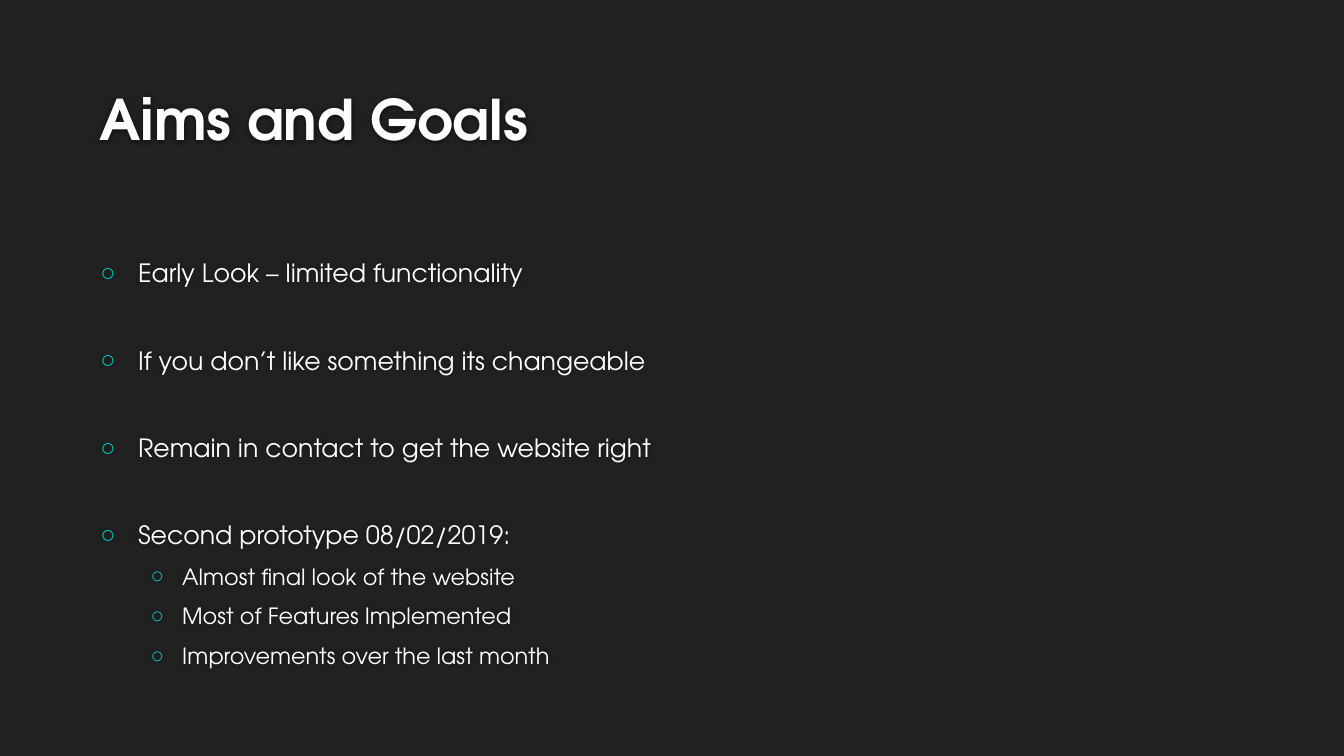
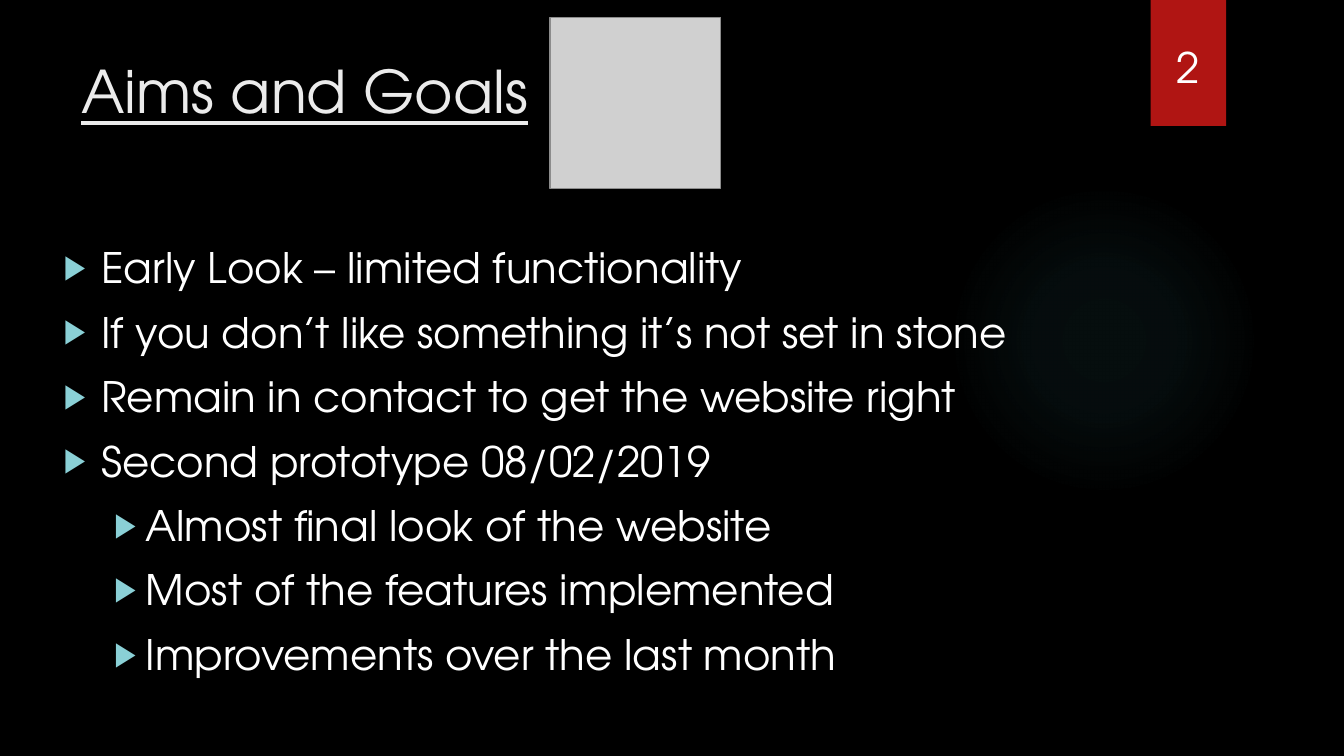
Before and after one commit to ChristosCM/BeyondLimits, a slide deck: slide 2 of Prototype/Beyond Limits Website.pptx (slide 3 before the commit). Drawn at 1344x756 pixels with LibreOffice and Linux fonts; fonts in the diff are those of the drawing; grey boxes stand for pictures; background and template pictures are left out. Boxes give left, top, right and bottom in pixels: in the first picture for what was removed or moved away, otherwise in the second. Text is boxed around its words. In the diff, an @@ line names an element or a change of style, - is before the commit and + after.

Commit message:
new presentation

```diff
--- a/Prototype/Beyond Limits Website.pptx
+++ b/Prototype/Beyond Limits Website.pptx
@@ background #212121 to picture (left out) @@
@@ picture added at (x1=551, y1=17, x2=721, y2=188) @@
@@ rectangle added at (x1=1150, y1=0, x2=1226, y2=126), fill #B01513 @@
@@ title "Aims and Goals" moved from (x1=99, y1=97, x2=528, y2=141) to (x1=81, y1=68, x2=528, y2=125) @@
@@ title "Aims and Goals" at (x1=81, y1=68, x2=528, y2=125): size 40 to 42 pt, text colour #FEFEFE to #EBEBEB, bold off, underline on; vertical alignment bottom to top @@
@@ text added at (x1=1177, y1=51, x2=1200, y2=83), 30 pt, text #FFFFFF @@
+2
@@ ellipse added at (x1=949, y1=185, x2=1259, y2=495), fill gradient #50B9C1 @@
@@ text "Early Look – limited functionality" moved from (x1=138, y1=263, x2=650, y2=669) to (x1=101, y1=252, x2=1006, y2=678) @@
@@ text "Early Look – limited functionality" at (x1=101, y1=252, x2=1006, y2=678): vertical alignment middle to top @@
@@ text at (x1=101, y1=252, x2=956, y2=678): size 18 to 30 pt in "Early Look – limited functionality", "Remain in contact to get the website ..."; size 16 to 30 pt in "Almost final look of the website", "Improvements over the last month"; bullet ○ to ▶; bullet colour #00C6BB to #8AD0D6 @@
@@ text at (x1=101, y1=317, x2=1006, y2=357): text changed; size 18 to 30 pt @@
-○ If you don’t like something its changeable
+▶ If you don’t like something it’s not set in stone
@@ text at (x1=101, y1=445, x2=710, y2=485): text changed; size 18 to 30 pt @@
-○ Second prototype 08/02/2019:
+▶ Second prototype 08/02/2019
@@ text at (x1=146, y1=574, x2=834, y2=613): text changed; size 16 to 30 pt @@
-  ○ Most of Features Implemented
+  ▶ Most of the features implemented
```
Also in this commit, not shown: 1 other slide changed, 6 slides added, 1 slide removed.
